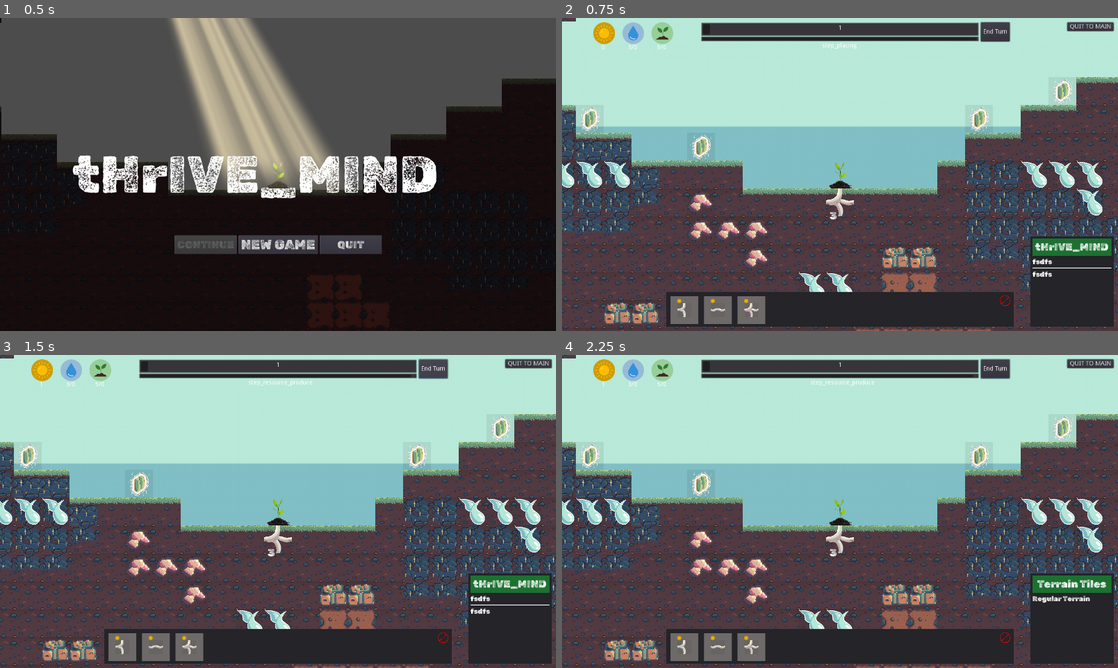
Above: before the commit, frames 1-4 (two rows, left to right).
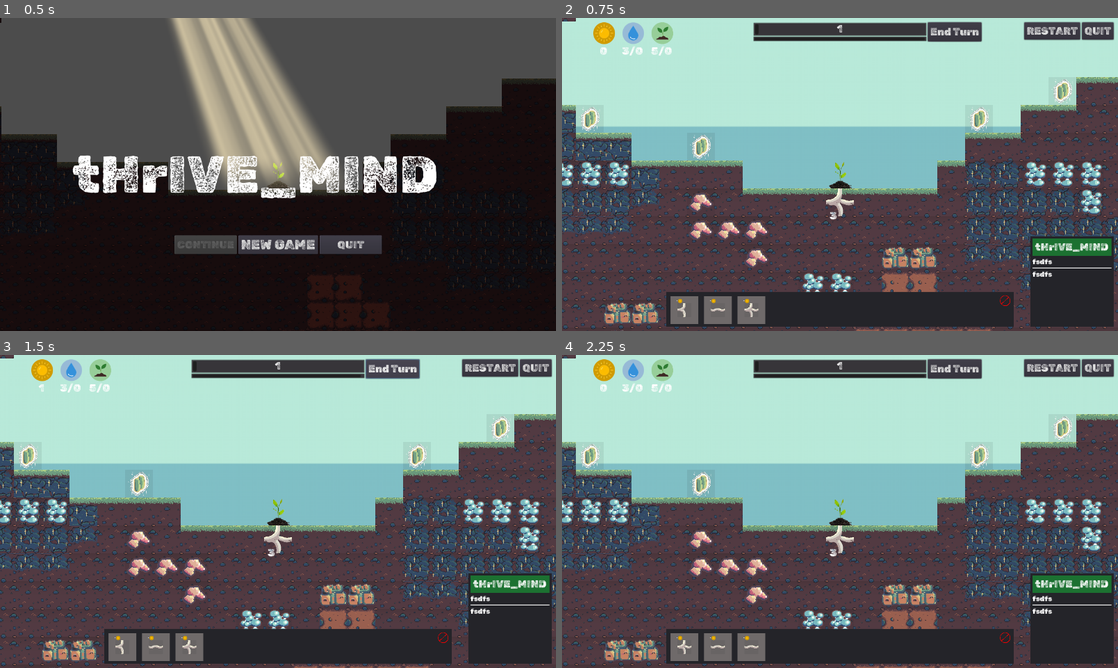
Above: after the commit, the same moments.

Repository: Gouellie/Roots
Game: Godot game, scene res://src/screens/main_menu.tscn
Same seed, same stepped clock (60 frames per second), same inputs: the game is played once before the commit and once after it.
Inputs (mouse positions are in pixels of both pictures, inside the frame that each line leads up to):
- Up to frame 1 (0.5 s): no input
- Up to frame 2 (0.75 s): click "NEW GAME" at 0.5 s
- Up to frame 3 (1.5 s): click "End Turn" at 1.25 s
- Up to frame 4 (2.25 s): click (1051, 367) at 2 s, where only the run after the commit has a clickable "RESTART"

Frame 1 is identical in both runs. In frame 2, 4.4% of the frame differs, in the area x 0-100%, y 1-92%; in frame 3, 4.4%; in frame 4, 4.9%, in the area x 0-100%, y 1-96%.

Commit message:
GUI update and base setup for Upgrades Shop

Diff:
--- a/project.godot
+++ b/project.godot
@@ -224,6 +224,15 @@
 
 [input]
 
+ui_accept={
+"deadzone": 0.5,
+"events": [ Object(InputEventKey,"resource_local_to_scene":false,"resource_name":"","device":0,"alt":false,"shift":false,"control":false,"meta":false,"command":false,"pressed":false,"scancode":16777221,"physical_scancode":0,"unicode":0,"echo":false,"script":null)
+, Object(InputEventKey,"resource_local_to_scene":false,"resource_name":"","device":0,"alt":false,"shift":false,"control":false,"meta":false,"command":false,"pressed":false,"scancode":16777222,"physical_scancode":0,"unicode":0,"echo":false,"script":null)
+, Object(InputEventKey,"resource_local_to_scene":false,"resource_name":"","device":0,"alt":false,"shift":false,"control":false,"meta":false,"command":false,"pressed":false,"scancode":32,"physical_scancode":0,"unicode":0,"echo":false,"script":null)
+, Object(InputEventJoypadButton,"resource_local_to_scene":false,"resource_name":"","device":0,"button_index":0,"pressure":0.0,"pressed":false,"script":null)
+, Object(InputEventMouseButton,"resource_local_to_scene":false,"resource_name":"","device":0,"alt":false,"shift":false,"control":false,"meta":false,"command":false,"button_mask":0,"position":Vector2( 0, 0 ),"global_position":Vector2( 0, 0 ),"factor":1.0,"button_index":1,"pressed":false,"doubleclick":false,"script":null)
+ ]
+}
 ui_select={
 "deadzone": 0.5,
 "events": [ Object(InputEventKey,"resource_local_to_scene":false,"resource_name":"","device":0,"alt":false,"shift":false,"control":false,"meta":false,"command":false,"pressed":false,"scancode":32,"physical_scancode":0,"unicode":0,"echo":false,"script":null)
--- a/src/autoload/events.gd
+++ b/src/autoload/events.gd
@@ -25,6 +25,9 @@
 signal game_over
 
 # warning-ignore:unused_signal
+signal open_plant_shop
+
+# warning-ignore:unused_signal
 signal init_player_resource_manager(_resource_manager)
 
 # warning-ignore:unused_signal
--- a/src/scenes/librairies/ingredients/water.tscn
+++ b/src/scenes/librairies/ingredients/water.tscn
@@ -13,7 +13,7 @@
 [node name="Sprite" type="Sprite" parent="."]
 texture = ExtResource( 1 )
 region_enabled = true
-region_rect = Rect2( 128, 320, 64, 64 )
+region_rect = Rect2( 64, 320, 64, 64 )
 
 [node name="Area2D" type="Area2D" parent="."]
 collision_layer = 4
--- a/src/scenes/librairies/managers/entity_manager.gd
+++ b/src/scenes/librairies/managers/entity_manager.gd
@@ -13,10 +13,11 @@
 var _blueprint : TileBlueprint
 var _eraser : TileBlueprintEraser
 var _placeable_blueprint : bool
-var _eraser_mode : bool
 var _plants := []
 var step_resolver : StepResolver = StepResolver.new()
 
+var builder_mode : bool = false
+var eraser_mode : bool = false
 
 onready var _plant_master : Plant
 onready var _terrain : TileMap
@@ -28,7 +29,7 @@
 	tile_offset = _terrain.cell_size / 2
 	_register_ready_roots()
 	Events.connect("tilepanel_selected", self, "on_tile_selected")
-	Events.connect("eraser_mode_toggled", self, "on_eraser_mode_toggled")
+	Events.connect("eraser_mode_toggled", self, "oneraser_mode_toggled")
 	Events.connect("spawn_plant", self, "on_spawn_plant")
 	Events.emit_signal("init_entity_manager", self)
 	step_resolver.ready(self)
@@ -48,7 +49,7 @@
 func _move_blueprint(mouse_position: Vector2) -> void:
 	var cellv = _terrain.world_to_map(mouse_position)
 	var snap_position = _terrain.map_to_world(cellv) + tile_offset
-	if _eraser_mode and _eraser:
+	if eraser_mode and _eraser:
 		_eraser.position = snap_position
 	elif _blueprint:
 		_blueprint.position = snap_position
@@ -58,24 +59,25 @@
 func on_tile_selected(sender : TilePanel, new_selected_blueprint : TileBlueprintBase)-> void:
 	_clear_blueprint()
 	if new_selected_blueprint:
-		_set_eraser_mode(false)
+		_seteraser_mode(false)
 		var new_blueprint = new_selected_blueprint.duplicate() as TileBlueprintBase
 		new_blueprint.scale = Vector2(1.0,1.0)
 		add_child(new_blueprint)
 		_placeable_blueprint = true
 		_blueprint = new_blueprint
-	Events.emit_signal("building_mode_toggle", new_selected_blueprint != null)
-
-
-func on_eraser_mode_toggled()-> void:
-	_set_eraser_mode(not _eraser_mode)
-
-
-func _set_eraser_mode(value : bool) -> void:
-	if _eraser_mode == value:
-		return
-	_eraser_mode = value
-	if _eraser_mode:
+	builder_mode = new_selected_blueprint != null
+	Events.emit_signal("building_mode_toggle", builder_mode)
+
+
+func oneraser_mode_toggled()-> void:
+	_seteraser_mode(not eraser_mode)
+
+
+func _seteraser_mode(value : bool) -> void:
+	if eraser_mode == value:
+		return
+	eraser_mode = value
+	if eraser_mode:
 		_eraser = _eraser_scene.instance() as TileBlueprintBase
 		add_child(_eraser)
 		Events.emit_signal("building_mode_toggle", false)
@@ -100,11 +102,11 @@
 	if event.is_action_pressed("ui_select"):
 		if _placeable_blueprint:
 			_place_tile()
-		elif _eraser_mode:
+		elif eraser_mode:
 			_remove_tile()
 
-	if _eraser_mode and event.is_action_pressed("ui_cancel"):
-		_set_eraser_mode(false)
+	if eraser_mode and event.is_action_pressed("ui_cancel"):
+		_seteraser_mode(false)
 
 
 func _emit_tile_info() -> void:
--- a/src/scenes/librairies/plants/plant.gd
+++ b/src/scenes/librairies/plants/plant.gd
@@ -45,13 +45,16 @@
 func _input(event: InputEvent) -> void:
 	if not has_mouse:
 		return
-	if not event is InputEventMouse:
-		return
 	var info = Info.new("Master Plant" if is_master_plant else "Plant")
 	info.add_info("Connect roots to your plant")
 	info.add_info("Each additional Plants generate Sun token")
 	info.add_info("Each additional Plants generate Sun token", 1)
 	Events.emit_signal("info_request", info)
+
+	if Globals.entity_manager.builder_mode or Globals.entity_manager.eraser_mode:
+		return
+	if event.is_action_pressed("ui_accept"):
+		Events.emit_signal("open_plant_shop")
 
 
 func _on_MouseDetector_mouse_entered() -> void:
--- a/src/ui/gui.gd
+++ b/src/ui/gui.gd
@@ -3,19 +3,24 @@
 
 onready var control_game_over := $Control_GameOver
 
+
 func _ready() -> void:
 	control_game_over.visible = false
 	Events.connect("game_over", self, "on_game_over")
 
+
 func on_game_over() -> void:
 	control_game_over.visible = true
+
 
 func _on_Button_Quit_pressed() -> void:
 	var res = get_tree().change_scene("res://src/screens/main_menu.tscn")
 	Log.log_error(res, "gui.gd")
 
+
 func _on_Button_Retry_pressed() -> void:
 	get_tree().reload_current_scene()
 
+
 func _on_Button_Tick_pressed() -> void:
 	Events.emit_signal("tick")
--- a/src/ui/gui.tscn
+++ b/src/ui/gui.tscn
@@ -1,15 +1,18 @@
-[gd_scene load_steps=6 format=2]
+[gd_scene load_steps=8 format=2]
 
 [ext_resource path="res://src/ui/gui.gd" type="Script" id=1]
 [ext_resource path="res://src/ui/info_panel.tscn" type="PackedScene" id=2]
 [ext_resource path="res://src/ui/tilebox.tscn" type="PackedScene" id=3]
 [ext_resource path="res://src/ui/turns/turn_panel.tscn" type="PackedScene" id=4]
 [ext_resource path="res://src/ui/player_resource_gauge_manager.gd" type="Script" id=5]
+[ext_resource path="res://assets/theme/main_theme.tres" type="Theme" id=6]
+[ext_resource path="res://src/ui/upgrades_shop.tscn" type="PackedScene" id=7]
 
 [node name="Gui" type="Control"]
 anchor_right = 1.0
 anchor_bottom = 1.0
 mouse_filter = 2
+theme = ExtResource( 6 )
 script = ExtResource( 1 )
 
 [node name="Margin" type="MarginContainer" parent="."]
@@ -52,12 +55,22 @@
 margin_bottom = 710.0
 mouse_filter = 2
 
-[node name="Button_Quit" type="Button" parent="Margin/Control"]
+[node name="VBoxContainer" type="HBoxContainer" parent="Margin/Control"]
 anchor_left = 1.0
 anchor_right = 1.0
-margin_left = -107.0
-margin_bottom = 20.0
-text = "QUIT TO MAIN"
+margin_left = -206.0
+margin_bottom = 40.0
+
+[node name="Button_Retry" type="Button" parent="Margin/Control/VBoxContainer"]
+margin_right = 129.0
+margin_bottom = 40.0
+text = "RESTART"
+
+[node name="Button_Quit" type="Button" parent="Margin/Control/VBoxContainer"]
+margin_left = 133.0
+margin_right = 206.0
+margin_bottom = 40.0
+text = "QUIT"
 
 [node name="Control_Tilebox" type="Control" parent="Margin"]
 margin_left = 10.0
@@ -107,35 +120,46 @@
 anchor_bottom = 1.0
 
 [node name="VBoxContainer" type="VBoxContainer" parent="Control_GameOver/Panel/CenterContainer"]
-margin_left = 46.0
-margin_top = 20.0
-margin_right = 153.0
-margin_bottom = 100.0
+margin_left = 9.0
+margin_right = 190.0
+margin_bottom = 140.0
 
 [node name="Label" type="Label" parent="Control_GameOver/Panel/CenterContainer/VBoxContainer"]
-margin_right = 107.0
-margin_bottom = 14.0
+margin_right = 181.0
+margin_bottom = 29.0
 text = "GAME OVER"
 align = 1
 
 [node name="Label_Space" type="Label" parent="Control_GameOver/Panel/CenterContainer/VBoxContainer"]
-margin_top = 18.0
-margin_right = 107.0
-margin_bottom = 32.0
+margin_top = 33.0
+margin_right = 181.0
+margin_bottom = 62.0
 align = 1
 
 [node name="Button_Retry" type="Button" parent="Control_GameOver/Panel/CenterContainer/VBoxContainer"]
-margin_top = 36.0
-margin_right = 107.0
-margin_bottom = 56.0
+margin_top = 66.0
+margin_right = 181.0
+margin_bottom = 101.0
 text = "RETRY"
 
 [node name="Button_Quit" type="Button" parent="Control_GameOver/Panel/CenterContainer/VBoxContainer"]
-margin_top = 60.0
-margin_right = 107.0
-margin_bottom = 80.0
+margin_top = 105.0
+margin_right = 181.0
+margin_bottom = 140.0
 text = "QUIT TO MAIN"
 
-[connection signal="pressed" from="Margin/Control/Button_Quit" to="." method="_on_Button_Quit_pressed"]
+[node name="UpgradesShop" parent="." instance=ExtResource( 7 )]
+pause_mode = 2
+anchor_left = 0.5
+anchor_top = 0.5
+anchor_right = 0.5
+anchor_bottom = 0.5
+margin_left = -192.0
+margin_top = -224.0
+margin_right = 192.0
+margin_bottom = 224.0
+
+[connection signal="pressed" from="Margin/Control/VBoxContainer/Button_Retry" to="." method="_on_Button_Retry_pressed"]
+[connection signal="pressed" from="Margin/Control/VBoxContainer/Button_Quit" to="." method="_on_Button_Quit_pressed"]
 [connection signal="pressed" from="Control_GameOver/Panel/CenterContainer/VBoxContainer/Button_Retry" to="." method="_on_Button_Retry_pressed"]
 [connection signal="pressed" from="Control_GameOver/Panel/CenterContainer/VBoxContainer/Button_Quit" to="." method="_on_Button_Quit_pressed"]
--- a/src/ui/turns/turn_panel.gd
+++ b/src/ui/turns/turn_panel.gd
@@ -2,8 +2,8 @@
 
 var _max_turns : int = 0
 
-onready var progress_bar : ProgressBar = $HBoxContainer/VBoxContainer/CurrentTurnBar
-onready var time_remaining_bar : ProgressBar = $HBoxContainer/VBoxContainer/TimeRemainingBar
+onready var progress_bar : ProgressBar = $VBoxContainer/CurrentTurnBar
+onready var time_remaining_bar : ProgressBar = $VBoxContainer/TimeRemainingBar
 onready var turn_label : Label = $Turn
 onready var step_label : Label = $Step
 
--- a/src/ui/turns/turn_panel.tscn
+++ b/src/ui/turns/turn_panel.tscn
@@ -8,20 +8,22 @@
 mouse_filter = 2
 script = ExtResource( 1 )
 
-[node name="HBoxContainer" type="HBoxContainer" parent="."]
+[node name="EndTurn_Button" type="Button" parent="."]
+margin_left = 832.0
+margin_right = 899.0
+margin_bottom = 44.0
+text = "End Turn"
+
+[node name="VBoxContainer" type="VBoxContainer" parent="."]
 anchor_left = 0.5
 anchor_right = 0.5
-margin_left = -320.0
-margin_right = 320.0
-margin_bottom = 44.0
-
-[node name="VBoxContainer" type="VBoxContainer" parent="HBoxContainer"]
-margin_right = 640.0
+margin_left = -200.0
+margin_right = 200.0
 margin_bottom = 44.0
 custom_constants/separation = 0
 
-[node name="CurrentTurnBar" type="ProgressBar" parent="HBoxContainer/VBoxContainer"]
-margin_right = 640.0
+[node name="CurrentTurnBar" type="ProgressBar" parent="VBoxContainer"]
+margin_right = 400.0
 margin_bottom = 32.0
 grow_horizontal = 2
 grow_vertical = 2
@@ -31,22 +33,16 @@
 value = 5.0
 percent_visible = false
 
-[node name="TimeRemainingBar" type="ProgressBar" parent="HBoxContainer/VBoxContainer"]
+[node name="TimeRemainingBar" type="ProgressBar" parent="VBoxContainer"]
 margin_top = 32.0
-margin_right = 640.0
+margin_right = 400.0
 margin_bottom = 44.0
 grow_horizontal = 2
 grow_vertical = 2
-rect_min_size = Vector2( 640, 12 )
+rect_min_size = Vector2( 400, 12 )
 rect_pivot_offset = Vector2( 320, 0 )
 value = 100.0
 percent_visible = false
-
-[node name="EndTurn_Button" type="Button" parent="HBoxContainer"]
-margin_left = 644.0
-margin_right = 711.0
-margin_bottom = 44.0
-text = "End Turn"
 
 [node name="Turn" type="Label" parent="."]
 anchor_left = 0.5
@@ -59,6 +55,7 @@
 valign = 1
 
 [node name="Step" type="Label" parent="."]
+visible = false
 anchor_left = 0.5
 anchor_right = 0.5
 margin_left = -68.0
@@ -69,4 +66,4 @@
 align = 1
 valign = 1
 
-[connection signal="pressed" from="HBoxContainer/EndTurn_Button" to="." method="_on_EndTurn_Button_pressed"]
+[connection signal="pressed" from="EndTurn_Button" to="." method="_on_EndTurn_Button_pressed"]
--- /dev/null
+++ b/src/ui/upgrades_shop.gd
@@ -0,0 +1,13 @@
+extends Popup
+
+
+func _ready() -> void:
+	Events.connect("open_plant_shop", self, "on_open_plant_shop")
+
+
+func on_open_plant_shop() -> void:
+	popup()
+
+
+func _on_Button_Close_pressed() -> void:
+	visible = false
--- /dev/null
+++ b/src/ui/upgrades_shop.tscn
@@ -0,0 +1,56 @@
+[gd_scene load_steps=3 format=2]
+
+[ext_resource path="res://assets/theme/main_theme.tres" type="Theme" id=1]
+[ext_resource path="res://src/ui/upgrades_shop.gd" type="Script" id=2]
+
+[node name="UpgradesShop" type="Popup"]
+anchor_right = 1.0
+anchor_bottom = 1.0
+margin_right = -896.0
+margin_bottom = -272.0
+theme = ExtResource( 1 )
+script = ExtResource( 2 )
+
+[node name="Panel" type="Panel" parent="."]
+anchor_left = 0.5
+anchor_top = 0.5
+anchor_right = 0.5
+anchor_bottom = 0.5
+margin_left = -192.0
+margin_top = -224.0
+margin_right = 192.0
+margin_bottom = 224.0
+
+[node name="MarginContainer" type="MarginContainer" parent="Panel"]
+anchor_right = 1.0
+anchor_bottom = 1.0
+custom_constants/margin_right = 5
+custom_constants/margin_top = 5
+custom_constants/margin_left = 5
+custom_constants/margin_bottom = 5
+
+[node name="VBoxContainer" type="VBoxContainer" parent="Panel/MarginContainer"]
+margin_left = 5.0
+margin_top = 5.0
+margin_right = 379.0
+margin_bottom = 443.0
+
+[node name="Label" type="Label" parent="Panel/MarginContainer/VBoxContainer"]
+margin_right = 374.0
+margin_bottom = 29.0
+text = "PLANTS UPGRADES"
+align = 1
+
+[node name="VBoxContainer" type="VBoxContainer" parent="Panel/MarginContainer/VBoxContainer"]
+margin_top = 33.0
+margin_right = 374.0
+margin_bottom = 399.0
+size_flags_vertical = 3
+
+[node name="Button_Close" type="Button" parent="Panel/MarginContainer/VBoxContainer"]
+margin_top = 403.0
+margin_right = 374.0
+margin_bottom = 438.0
+text = "CLOSE"
+
+[connection signal="pressed" from="Panel/MarginContainer/VBoxContainer/Button_Close" to="." method="_on_Button_Close_pressed"]
Binary file removed: assets/tiles/terrain_tiles.png
Not shown, removed: assets/tiles/terrain_tiles.png.import
